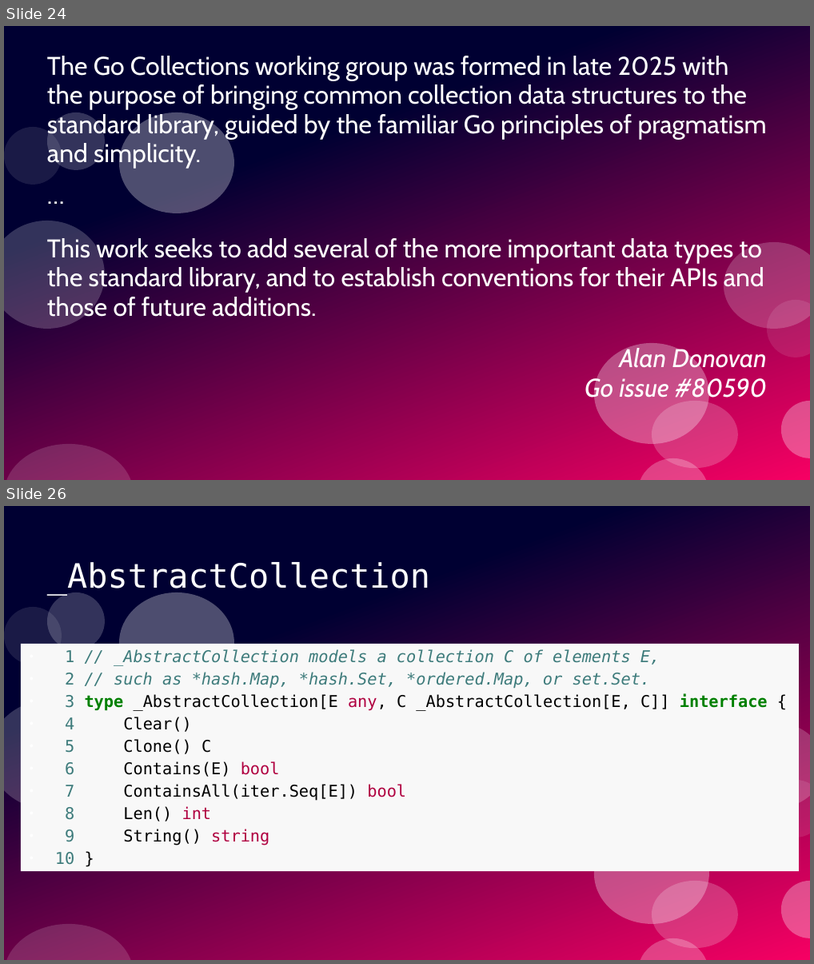
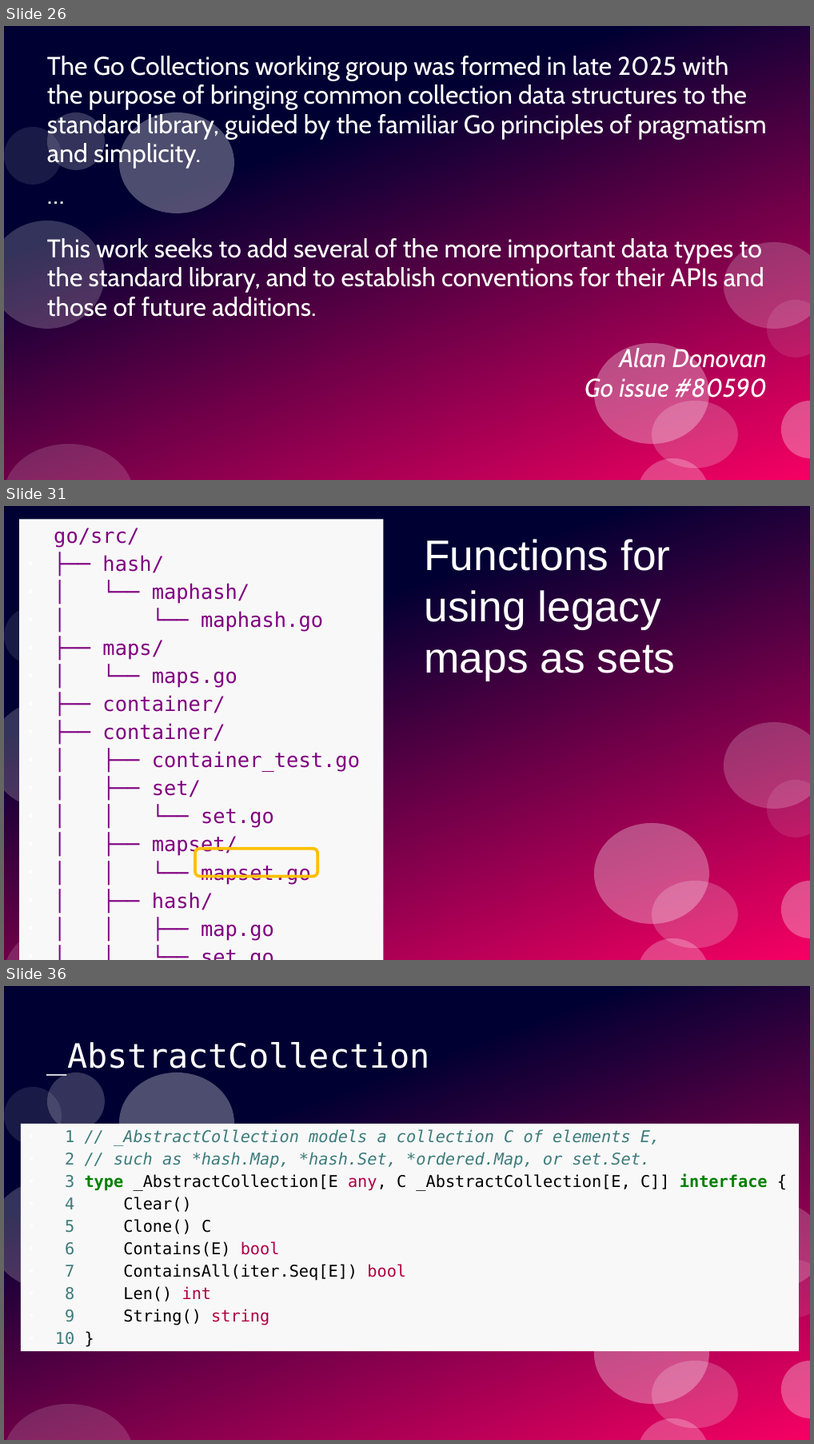
Before and after one commit to ramalho/sets-in-go, a slide deck: sets-in-go.odp. Shown one above the other, each under a label of ours: slides 24 and 26 before the commit, slides 26, 31 and 36 after it; the slides between them are not shown. The pictures are 814x964 and 814x1444 pixels, drawn with LibreOffice and Linux fonts; fonts in the diff are those of the drawing. Boxes give left, top, right and bottom in pixels: in the first picture for what was removed or moved away, otherwise in the second. Text is boxed around its words. In the diff, an @@ line names an element or a change of style, - is before the commit and + after.

```diff
--- a/sets-in-go.odp
+++ b/sets-in-go.odp
@@ slide 31 added at box(4, 506, 810, 960), background #FFFFFF; not listed: 10 template elements that a slide beside it also shows @@
@@ text added at box(19, 519, 384, 960), fill #F8F8F8, 20 pt, text #800080 @@
+go/src/
+● ├── hash/
+● │ └── maphash/
+● │ └── maphash.go
+● ├── maps/
+● │ └── maps.go
+● ├── container/
+● ├── container/
+● │ ├── container_test.go
+● │ ├── set/
+● │ │ └── set.go
+● │ ├── mapset/
+● │ │ └── mapset.go
+● │ ├── hash/
+● │ │ ├── map.go
+● │ │ └── set.go
+● │ │
@@ title added at box(424, 539, 676, 680), 42 pt, text #FFFFFF @@
+Functions for
+using legacy
+maps as sets
@@ rounded rectangle added at box(195, 848, 318, 876), outline #FFBF00 3 pt @@
@@ what was slide 24 is now slide 26 @@
@@ what was slide 26 is now slide 36 @@
```
Also in this commit, not shown: 9 slides changed, 11 other slides added, 2 slides removed, 2 other files.
